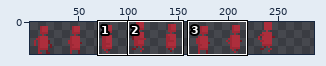
Sprite sheet -- assets/images/png/player_anim.png. The picture above shows the old version from afar; the outline marks the close-up.
Close-up. Before the commit:
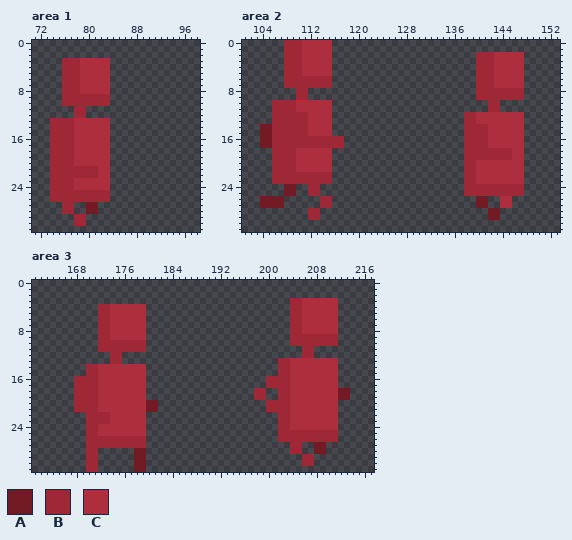
The file is 256x32 pixels. Shown: area 1: x 71..98, y 0..31; area 2: x 101..153, y 0..31; area 3: x 161..217, y 0..31. The old version is drawn lined up with the new one, on the new canvas. The wide view leaves out empty margins. The commit also changed other parts of the picture, which this record leaves out.
Palette (. is transparent): A #721b24  B #9e2835  C #ad2e3c
Now the later version:
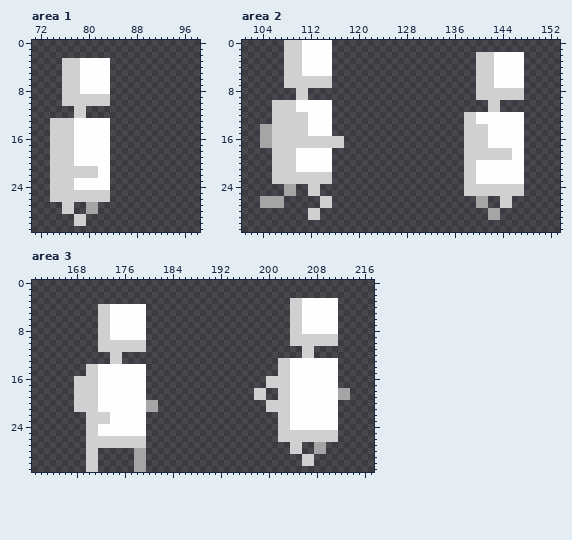
From old to new:
canvas 256x32 -> 288x32
colour A: #721b24 -> #a5a5a5
colour B: #9e2835 -> #d0d0d0
colour C: #ad2e3c -> #fcfffe
Changed rows in their new state; - is a pixel that keeps its letter.
Area 2:
first column x 144:
26 BB
27 BB
Pixel boxes of the changes (left, top, right, bottom) in both close-ups:
changed: (50, 58, 110, 226)
changed: (260, 40, 344, 220)
changed: (464, 52, 524, 220)
changed: (254, 298, 350, 466)
changed: (74, 304, 158, 472)
